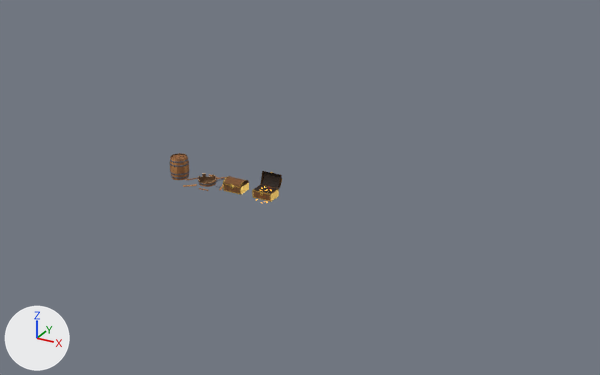
An edit to the Blender file assets/src/props.blend, drawn before and after from the same camera.
Camera for both pictures: a 50 mm camera at (30.7, -44.4, 23.5) aimed at (6.0, 0.6, 1.0). Lighting does not change. The marker at lower left points along +X, +Y and +Z. The first picture is the older version.

Objects in the first picture: 'prop_barrel', 'prop_barrel_broken', 'prop_chest', 'prop_chest_used'.
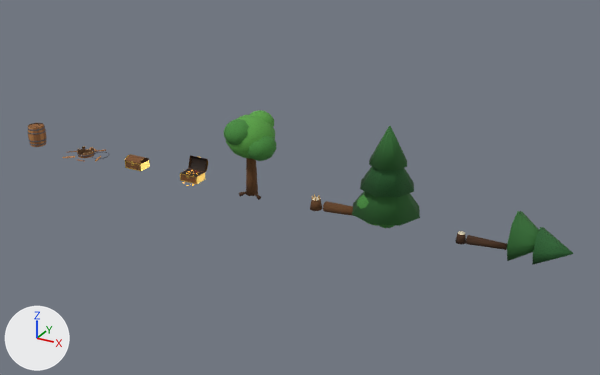
Where the change shows, as pixel boxes [x1, y1, x2, y2] in the pictures (600 x 375 px):
'prop_pine', added (green)
    after: [352, 126, 420, 226]
'prop_tree', added (green)
    after: [224, 110, 276, 200]
'prop_pine_broken', added (green)
    after: [455, 211, 573, 265]
'prop_chest_used', moved
    before: [252, 171, 282, 203]
    after: [180, 155, 208, 186]
'prop_barrel', moved
    before: [170, 153, 190, 180]
    after: [27, 123, 47, 147]
'prop_chest', moved
    before: [223, 176, 249, 195]
    after: [125, 154, 150, 171]
'prop_tree_broken', added (brown)
    after: [310, 193, 396, 228]
'prop_barrel_broken', moved
    before: [183, 173, 226, 191]
    after: [63, 146, 109, 162]

The change, as a list of edits to the scene's bpy script:
```text
Add img_tree_pal:
    img_tree_pal = load_image('tree_pal', '_unpacked/tree_pal', 64, 64, 'sRGB')
Add mat_tree_pal:
    mat_tree_pal = principled_material('tree_pal')
    mat_tree_pal.texture = img_tree_pal
    mat_tree_pal.roughness = 0.9
Add me_prop_pine_broken:
    me_prop_pine_broken.from_pydata(...)  # 90 vertices, 120 faces; spans x -0.34..6.6, y -1.6..1.6, z -0.4..2.8
    me_prop_pine_broken.polygons.foreach_set('use_smooth', [True] * 120)
    me_prop_pine_broken.materials.append(mat_tree_pal)  # picture img_tree_pal
Add me_prop_pine:
    me_prop_pine.from_pydata(...)  # 92 vertices, 117 faces; spans x -2.28..2.28, y -2.28..2.28, z 0.0..6.64
    me_prop_pine.polygons.foreach_set('use_smooth', [True] * 117)
    me_prop_pine.materials.append(mat_tree_pal)  # picture img_tree_pal
Add me_prop_tree_broken:
    me_prop_tree_broken.from_pydata(...)  # 409 vertices, 480 faces; spans x -0.41..6.06, y -1.5..1.46, z -0.06..2.34
    me_prop_tree_broken.polygons.foreach_set('use_smooth', [True] * 480)
    me_prop_tree_broken.materials.append(mat_tree_pal)  # picture img_tree_pal
Add me_prop_tree:
    me_prop_tree.from_pydata(...)  # 384 vertices, 440 faces; spans x -2.02..2.07, y -1.87..1.83, z -0.19..5.75
    me_prop_tree.polygons.foreach_set('use_smooth', [True] * 440)
    me_prop_tree.materials.append(mat_tree_pal)  # picture img_tree_pal
Change ob_prop_barrel:
    ob_prop_barrel.location: (-3.6, 0.0, 0.0) -> (-17.5, 0.0, 0.0)
Change ob_prop_barrel_broken:
    ob_prop_barrel_broken.location: (-1.2, 0.0, 0.0) -> (-12.5, 0.0, 0.0)
Change ob_prop_chest:
    ob_prop_chest.location: (1.2, 0.0, 0.0) -> (-7.5, 0.0, 0.0)
Change ob_prop_chest_used:
    ob_prop_chest_used.location: (3.6, 0.0, 0.0) -> (-2.5, 0.0, 0.0)
Add ob_prop_pine_broken:
    ob_prop_pine_broken = bpy.data.objects.new('prop_pine_broken', me_prop_pine_broken)
    ob_prop_pine_broken.location = (17.5, 0.0, 0.0)
Add ob_prop_pine:
    ob_prop_pine = bpy.data.objects.new('prop_pine', me_prop_pine)
    ob_prop_pine.location = (12.5, 0.0, 0.0)
Add ob_prop_tree_broken:
    ob_prop_tree_broken = bpy.data.objects.new('prop_tree_broken', me_prop_tree_broken)
    ob_prop_tree_broken.location = (7.5, 0.0, 0.0)
Add ob_prop_tree:
    ob_prop_tree = bpy.data.objects.new('prop_tree', me_prop_tree)
    ob_prop_tree.location = (2.5, 0.0, 0.0)
```
